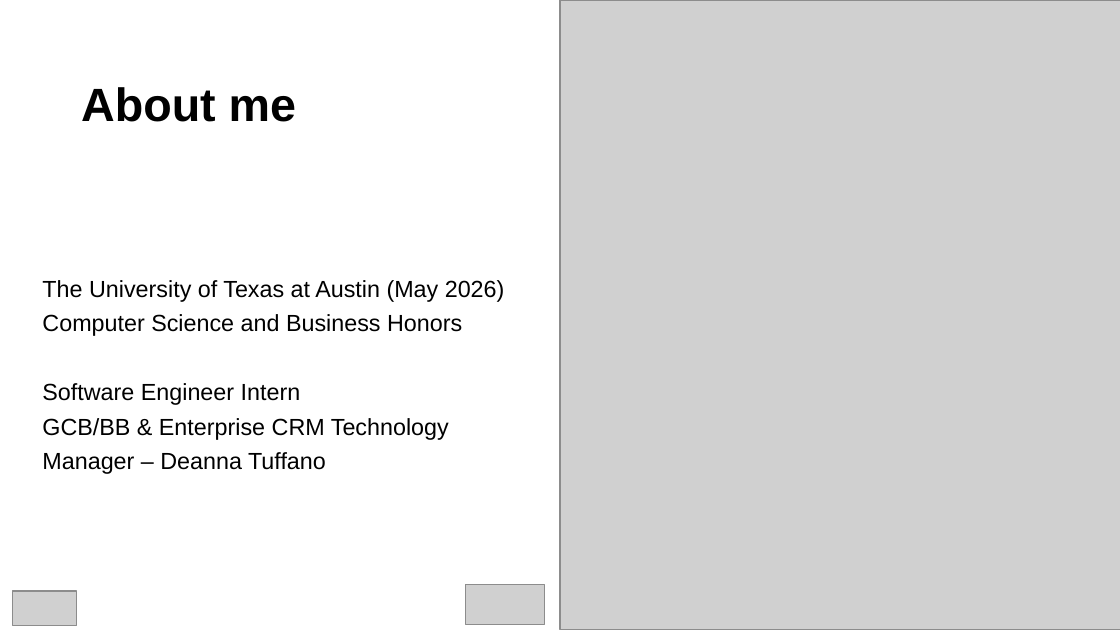
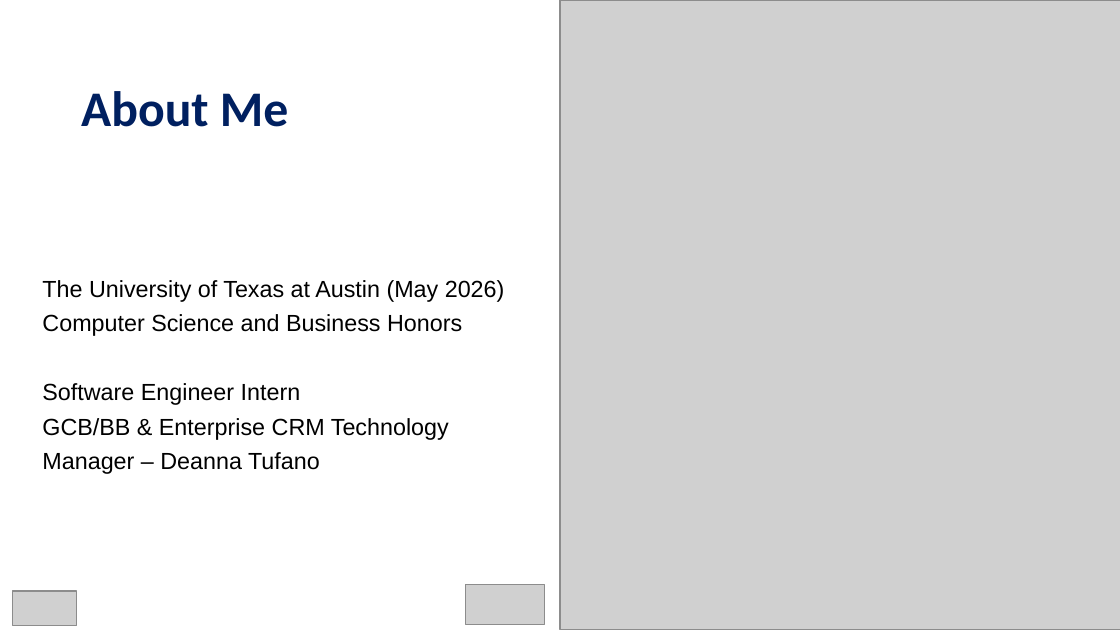
Before and after one commit to HenryQuillin/g380, a slide deck: slide 2 of NewsNudge.pptx. Drawn at 1120x630 pixels with LibreOffice and Linux fonts; fonts in the diff are those of the drawing; grey boxes stand for pictures. Boxes give left, top, right and bottom in pixels: in the first picture for what was removed or moved away, otherwise in the second. Text is boxed around its words. In the diff, an @@ line names an element or a change of style, - is before the commit and + after.

```diff
--- a/NewsNudge.pptx
+++ b/NewsNudge.pptx
@@ text at (81, 91, 289, 127): text changed; size 30 to 32 pt; font Arial to Calibri; text colour #000000 to #002060 @@
-About me
+About Me
@@ text at (42, 452, 320, 474): text changed @@
-Manager – Deanna Tuffano
+Manager – Deanna Tufano
```
Also in this commit, not shown: 5 other slides changed, 5 slides added, 7 slides removed.
